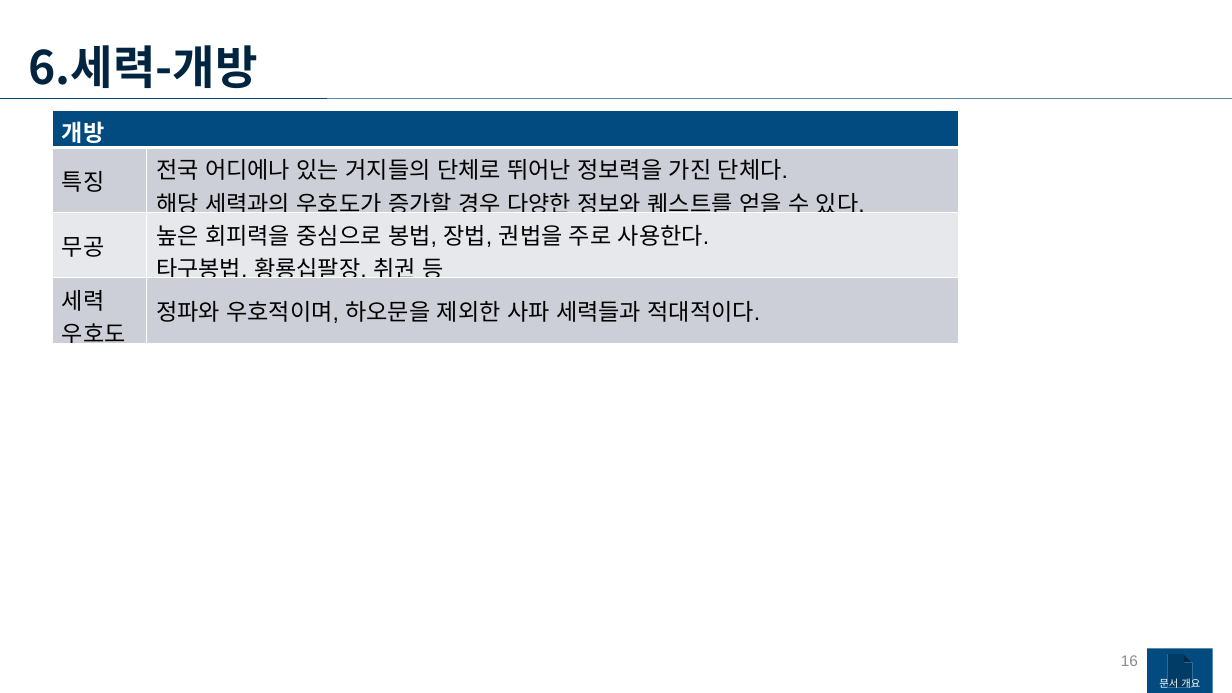
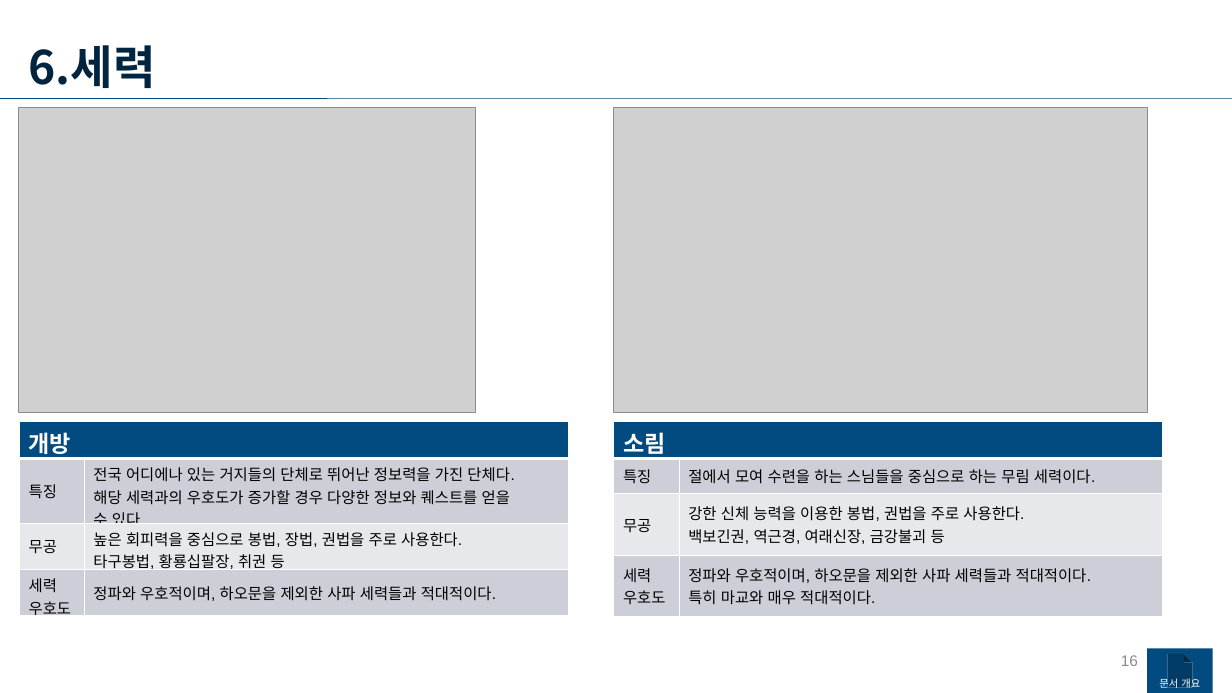
Before and after one commit to yjk0401/unityenginebasic_9th, a slide deck: slide 16 of 기획/메인 기획서.pptx. Drawn at 1232x693 pixels with LibreOffice and Linux fonts; fonts in the diff are those of the drawing; grey boxes stand for pictures. Boxes give left, top, right and bottom in pixels: in the first picture for what was removed or moved away, otherwise in the second. Text is boxed around its words. In the diff, an @@ line names an element or a change of style, - is before the commit and + after.

```diff
--- a/기획/메인 기획서.pptx
+++ b/기획/메인 기획서.pptx
@@ text at [29,45,156,88]: text changed @@
-6.세력-개방
+6.세력
@@ picture added at [18,107,476,412] @@
@@ picture added at [614,107,1147,412] @@
@@ table at [19,421,568,622] @@
-row 2, column 2: 전국 어디에나 있는 거지들의 단체로 뛰어난 정보력을 가진 단체다. / 해당 세력과의 우호도가 증가할 경우 다양한 정보와 퀘스트를 얻을 수 있다.
+row 2, column 2: 전국 어디에나 있는 거지들의 단체로 뛰어난 정보력을 가진 단체다. / 해당 세력과의 우호도가 증가할 경우 다양한 정보와 퀘스트를 얻을 / 수 있다.
@@ size 18 to 12 pt in "특징", "무공", "높은 회피력을 중심으로 봉법, 장법, 권법을 주로 ...", "타구봉법, 황룡십팔장, 취권 등" and 3 more places @@
@@ table: place and size @@
-table at [53,110,958,352]
+table at [19,421,568,622]
@@ table added at [614,421,1164,617], 4 rows, 2 columns @@
+소림 | 
+특징 | 절에서 모여 수련을 하는 스님들을 중심으로 하는 무림 세력이다.
+무공 | 강한 신체 능력을 이용한 봉법, 권법을 주로 사용한다. / 백보긴권, 역근경, 여래신장, 금강불괴 등
+세력 / 우호도 | 정파와 우호적이며, 하오문을 제외한 사파 세력들과 적대적이다. / 특히 마교와 매우 적대적이다.
```
Also in this commit, not shown: 11 other slides changed, 3 slides added, 6 slides removed, 14 other files.
